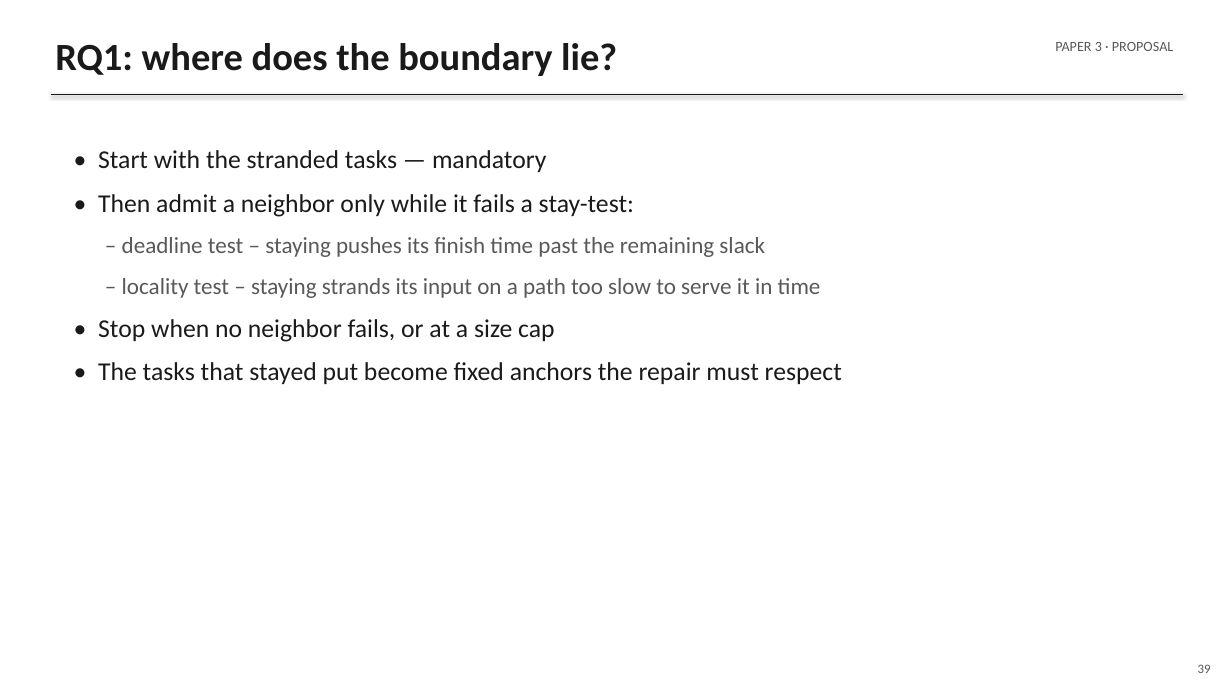
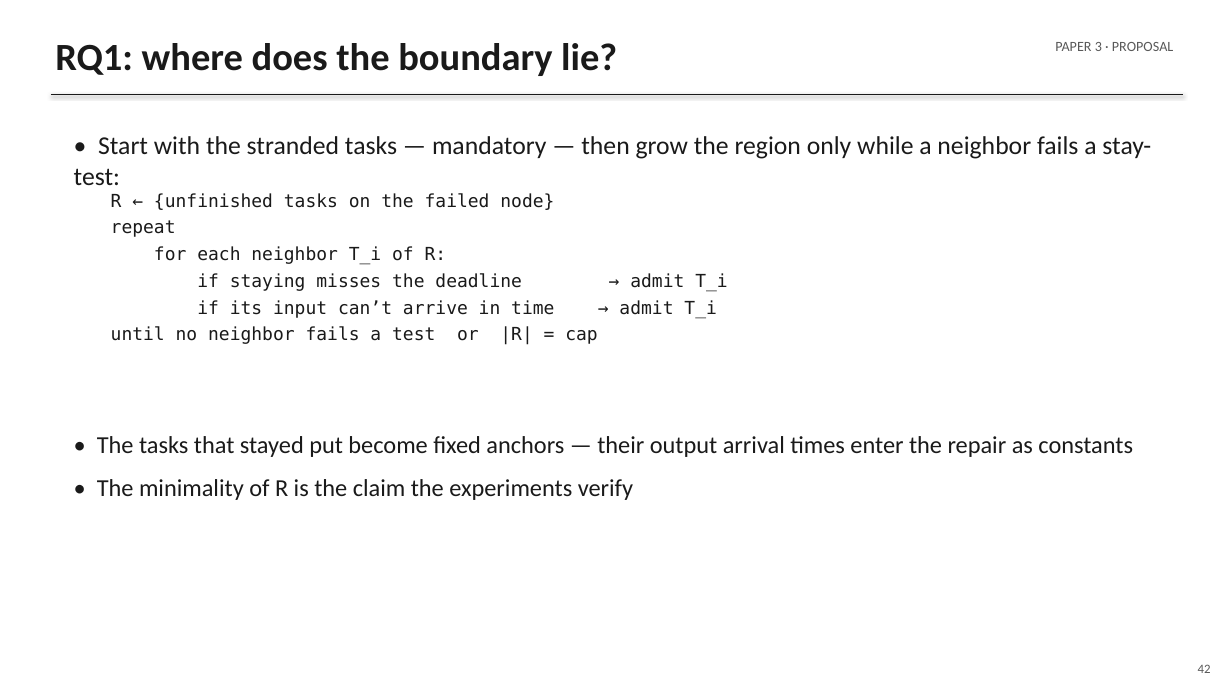
Before and after one commit to gayanigupta/data-aware-scheduling, a slide deck: slide 42 of slides/data-aware-scheduling.pptx (slide 39 before the commit). Drawn at 1232x693 pixels with LibreOffice and Linux fonts; fonts in the diff are those of the drawing. Boxes give left, top, right and bottom in pixels: in the first picture for what was removed or moved away, otherwise in the second. Text is boxed around its words. In the diff, an @@ line names an element or a change of style, - is before the commit and + after.

```diff
--- a/slides/data-aware-scheduling.pptx
+++ b/slides/data-aware-scheduling.pptx
@@ text at (x1=74, y1=136, x2=1151, y2=185): text changed @@
-• Start with the stranded tasks — mandatory
-• Then admit a neighbor only while it fails a stay-test:
-– deadline test – staying pushes its finish time past the remaining slack
-– locality test – staying strands its input on a path too slow to serve it in time
-• Stop when no neighbor fails, or at a size cap
-• The tasks that stayed put become fixed anchors the repair must respect
+• Start with the stranded tasks — mandatory — then grow the region only while a neighbor fails a stay-test:
@@ text added at (x1=111, y1=193, x2=727, y2=345), 14 pt, text #1A1A1A @@
+R ← {unfinished tasks on the failed node}
+repeat
+for each neighbor T_i of R:
+if staying misses the deadline → admit T_i
+if its input can’t arrive in time → admit T_i
+until no neighbor fails a test or |R| = cap
@@ text added at (x1=97, y1=436, x2=1133, y2=500), 19 pt, text #1A1A1A @@
+• The tasks that stayed put become fixed anchors — their output arrival times enter the repair as constants
+• The minimality of R is the claim the experiments verify
@@ text at (x1=1198, y1=664, x2=1211, y2=673): text changed @@
-39
+42
```
Also in this commit, not shown: 31 other slides changed, 3 slides added, 16 other files.
